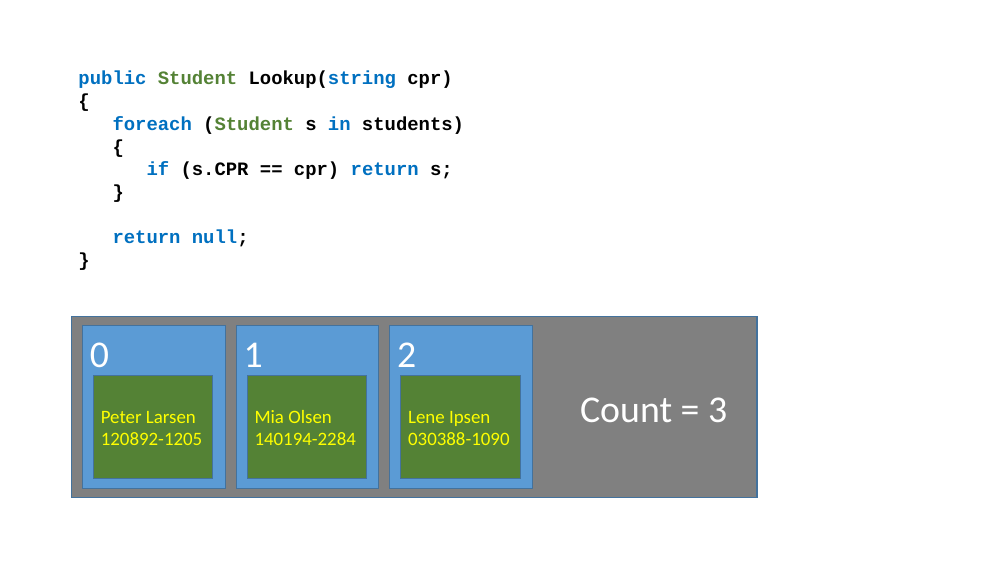
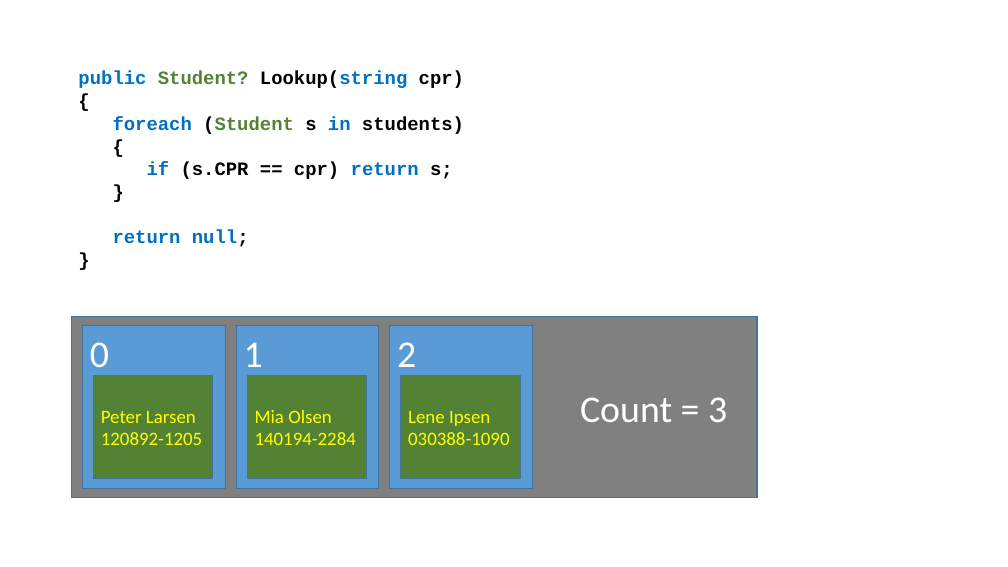
Before and after one commit to perslaursen/OOProg22, a slide deck: slide 4 of Chap/Prog02/Presentations/Dictionary.pptx. Drawn at 1008x567 pixels with LibreOffice and Linux fonts; fonts in the diff are those of the drawing. Boxes give left, top, right and bottom in pixels: in the first picture for what was removed or moved away, otherwise in the second. Text is boxed around its words. In the diff, an @@ line names an element or a change of style, - is before the commit and + after.

```diff
--- a/Chap/Prog02/Presentations/Dictionary.pptx
+++ b/Chap/Prog02/Presentations/Dictionary.pptx
@@ text at [78,71,464,88]: text changed @@
-public Student Lookup(string cpr)
+public Student? Lookup(string cpr)
```
Also in this commit, not shown: 1 other slide changed, 5 other files.
